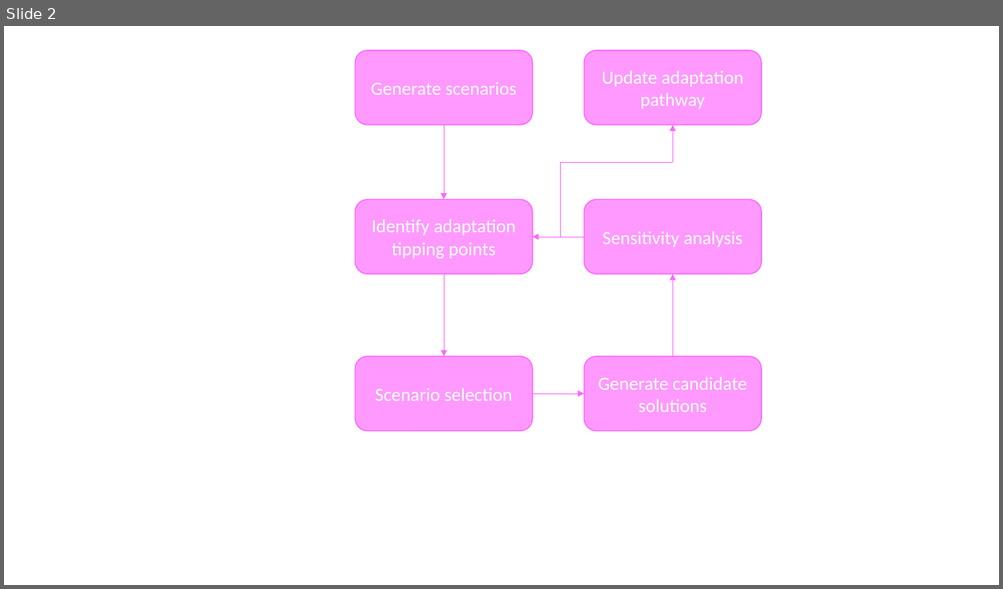
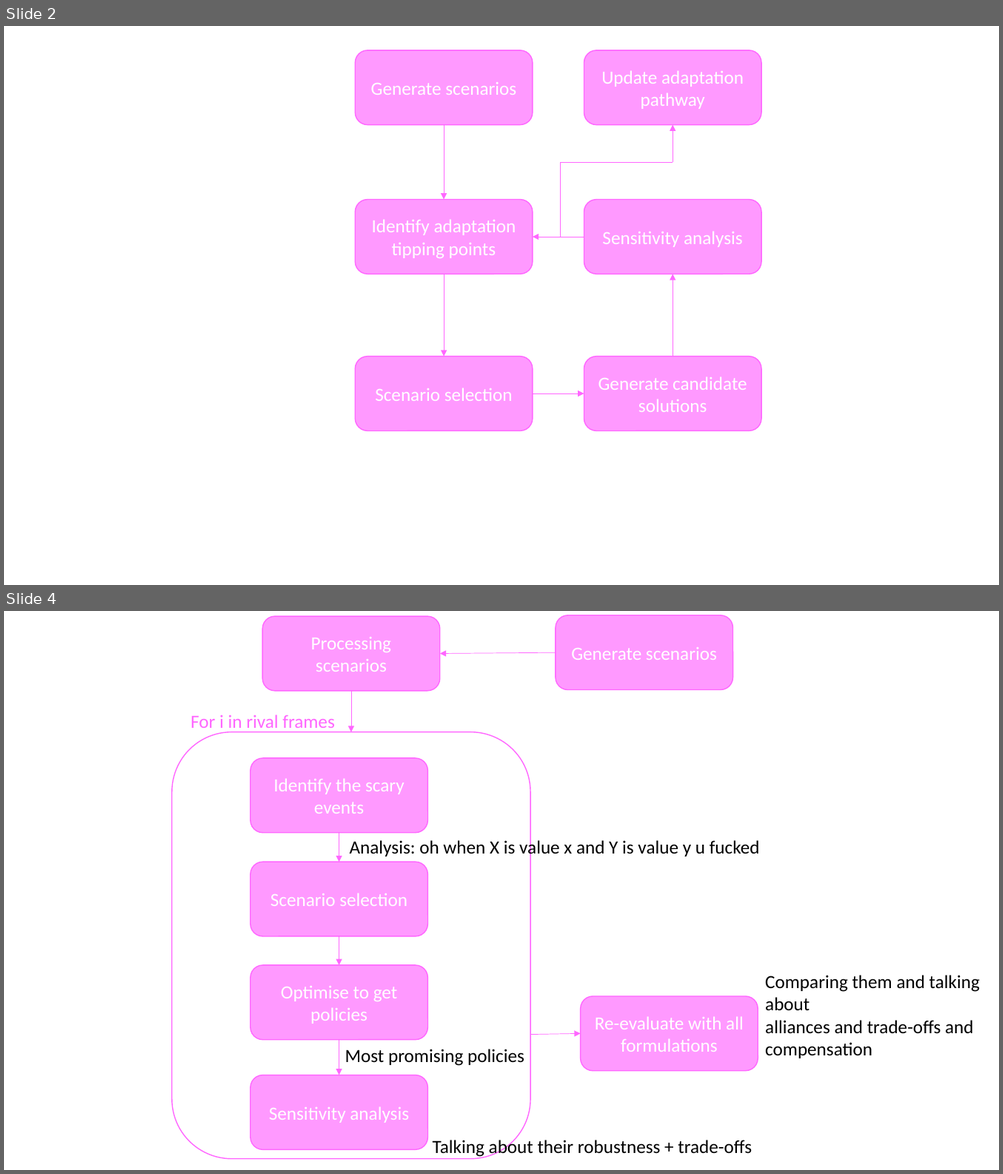
Before and after one commit to Lischip/FabiosDecisions, a slide deck: report/figures/flowchart.pptx. Shown one above the other, each under a label of ours: slide 2 before the commit, slides 2 and 4 after it; the slides between them are not shown. The pictures are 1003x589 and 1003x1174 pixels, drawn with LibreOffice and Linux fonts; fonts in the diff are those of the drawing. Boxes give left, top, right and bottom in pixels: in the first picture for what was removed or moved away, otherwise in the second. Text is boxed around its words. In the diff, an @@ line names an element or a change of style, - is before the commit and + after.

```diff
--- a/report/figures/flowchart.pptx
+++ b/report/figures/flowchart.pptx
@@ slide 4 added at (x1=4, y1=611, x2=999, y2=1170), background #FFFFFF @@
@@ rounded rectangle added at (x1=262, y1=616, x2=440, y2=691), fill #FF99FF, outline #FF66FF 1 pt, 18 pt, text #FFFFFF @@
+Processing scenarios
@@ rounded rectangle added at (x1=555, y1=615, x2=733, y2=690), fill #FF99FF, outline #FF66FF 1 pt, 18 pt, text #FFFFFF @@
+Generate scenarios
@@ arrow added from (555, 652) to (440, 653), #FF66FF 0.5 pt @@
@@ arrow added from (351, 691) to (351, 732), #FF66FF 0.5 pt @@
@@ text added at (x1=190, y1=715, x2=335, y2=733), 18 pt, text #FF66FF @@
+For i in rival frames
@@ rounded rectangle added at (x1=172, y1=732, x2=530, y2=1159), outline #FF66FF 1 pt @@
@@ rounded rectangle added at (x1=250, y1=758, x2=428, y2=832), fill #FF99FF, outline #FF66FF 1 pt, 18 pt, text #FFFFFF @@
+Identify the scary events
@@ arrow added from (339, 832) to (339, 863), #FF66FF 0.5 pt @@
@@ text added at (x1=350, y1=838, x2=760, y2=858), 18 pt, text #000000 @@
+Analysis: oh when X is value x and Y is value y u fucked
@@ rounded rectangle added at (x1=250, y1=863, x2=428, y2=937), fill #FF99FF, outline #FF66FF 1 pt, 18 pt, text #FFFFFF @@
+Scenario selection
@@ arrow added from (339, 937) to (339, 965), #FF66FF 0.5 pt @@
@@ rounded rectangle added at (x1=250, y1=965, x2=428, y2=1040), fill #FF99FF, outline #FF66FF 1 pt, 18 pt, text #FFFFFF @@
+Optimise to get policies
@@ text added at (x1=765, y1=975, x2=979, y2=1059), 18 pt, text #000000 @@
+Comparing them and talking about
+alliances and trade-offs and compensation
@@ rounded rectangle added at (x1=580, y1=997, x2=757, y2=1071), fill #FF99FF, outline #FF66FF 1 pt, 18 pt, text #FFFFFF @@
+Re-evaluate with all formulations
@@ arrow added from (339, 1040) to (339, 1076), #FF66FF 0.5 pt @@
@@ text added at (x1=345, y1=1049, x2=524, y2=1066), 18 pt, text #000000 @@
+Most promising policies
@@ arrow added from (531, 1035) to (580, 1034), #FF66FF 0.5 pt @@
@@ rounded rectangle added at (x1=250, y1=1076, x2=428, y2=1150), fill #FF99FF, outline #FF66FF 1 pt, 18 pt, text #FFFFFF @@
+Sensitivity analysis
@@ text added at (x1=432, y1=1139, x2=751, y2=1159), 18 pt, text #000000 @@
+Talking about their robustness + trade-offs
```
Also in this commit, not shown: 1 other slide added, 1 other file.
